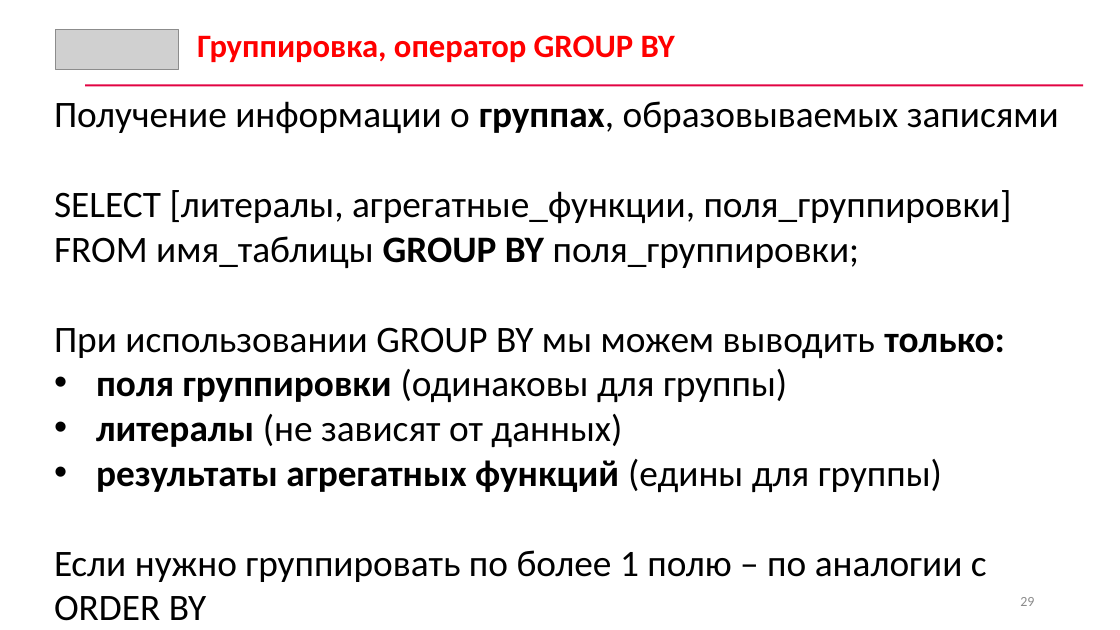
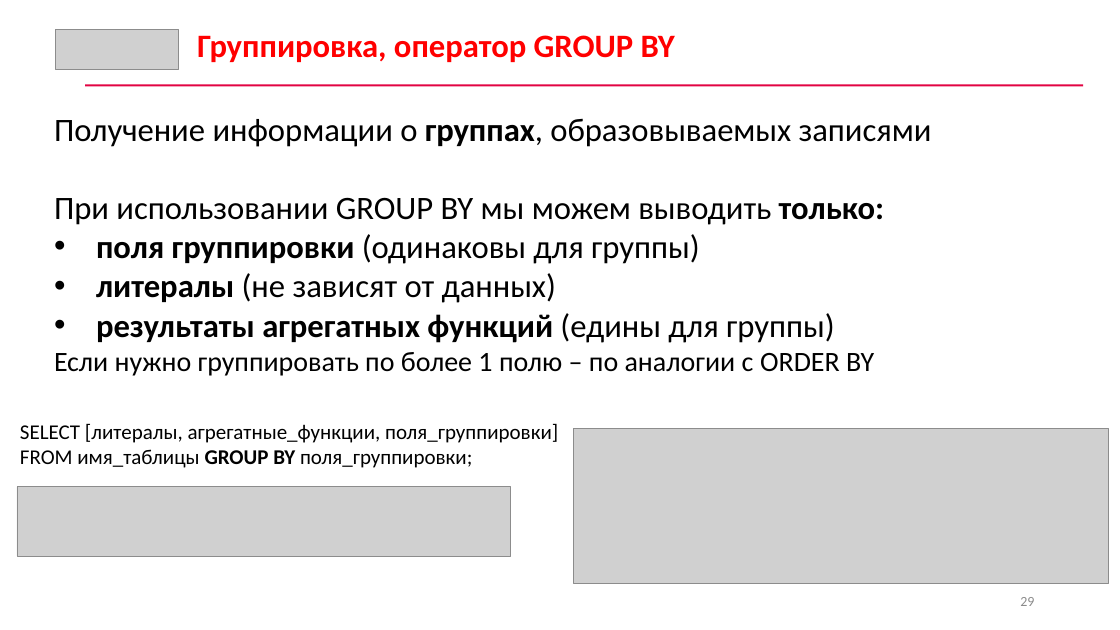
Before and after one commit to asinadskiy/data-analyze-for-cybersecurity, a slide deck: slide 29 of Лекции/3/Лекция 3 Методы хранения и анализа информации.pptx. Drawn at 1120x630 pixels with LibreOffice and Linux fonts; fonts in the diff are those of the drawing; grey boxes stand for pictures. Boxes give left, top, right and bottom in pixels: in the first picture for what was removed or moved away, otherwise in the second. Text is boxed around its words. In the diff, an @@ line names an element or a change of style, - is before the commit and + after.

Commit message:
Доработана презентация: добавлены примеры для GROUP BY, чуть изменён текст

```diff
--- a/Лекции/3/Лекция 3 Методы хранения и анализа информации.pptx
+++ b/Лекции/3/Лекция 3 Методы хранения и анализа информации.pptx
@@ text "Получение информации о группах, образовываемых ...": place and size @@
-text "Получение информации о группах, образовываемых ..." at bbox=[54, 101, 1059, 621]
+text "Получение информации о группах, образовываемых ..." at bbox=[54, 119, 932, 376]
@@ text "Получение информации о группах, образовываемых ..." at bbox=[54, 119, 932, 376]: size 32 to 28 pt in "Получение информации о группах, образовываемых записями", "При использовании GROUP BY мы можем выводить ...", "поля группировки (одинаковы для группы)", "литералы (не зависят от данных)" and 1 more places; size 32 to 24 pt in "Если нужно группировать по более 1 полю ..." @@
@@ text at bbox=[54, 190, 1012, 268]: paragraph removed @@
-SELECT [литералы, агрегатные_функции, поля_группировки] FROM имя_таблицы GROUP BY поля_группировки;
@@ text added at bbox=[20, 423, 558, 468], 18 pt, text #000000 @@
+SELECT [литералы, агрегатные_функции, поля_группировки]
+FROM имя_таблицы GROUP BY поля_группировки;
@@ picture added at bbox=[574, 429, 1109, 584] @@
@@ picture added at bbox=[17, 487, 511, 556] @@
```
Also in this commit, not shown: 3 other slides changed.
